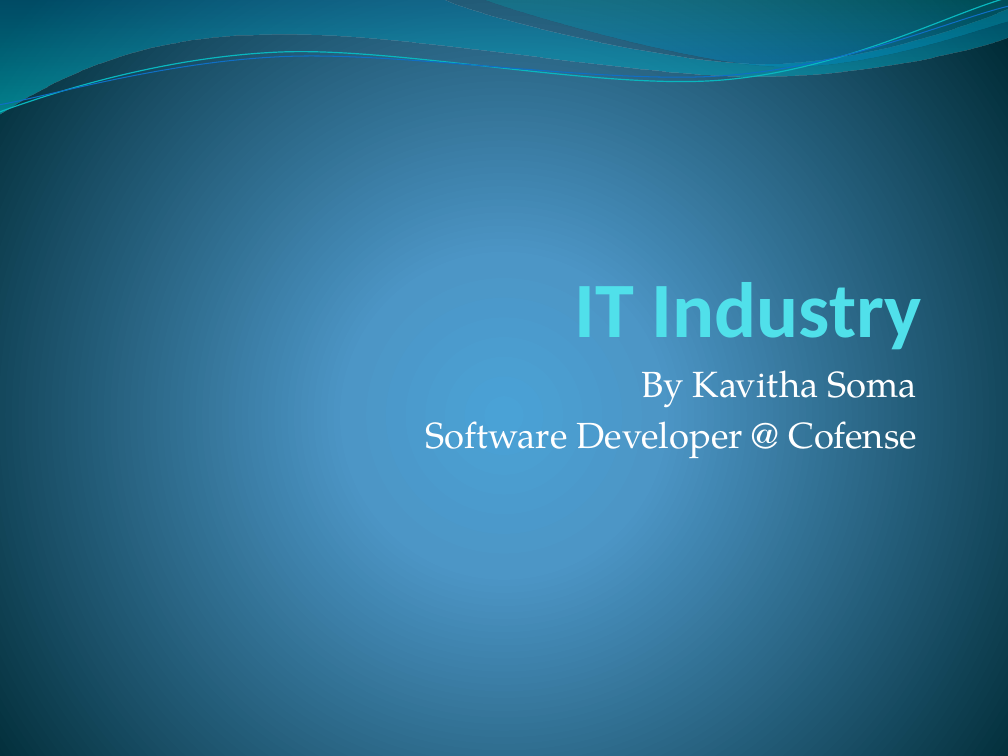
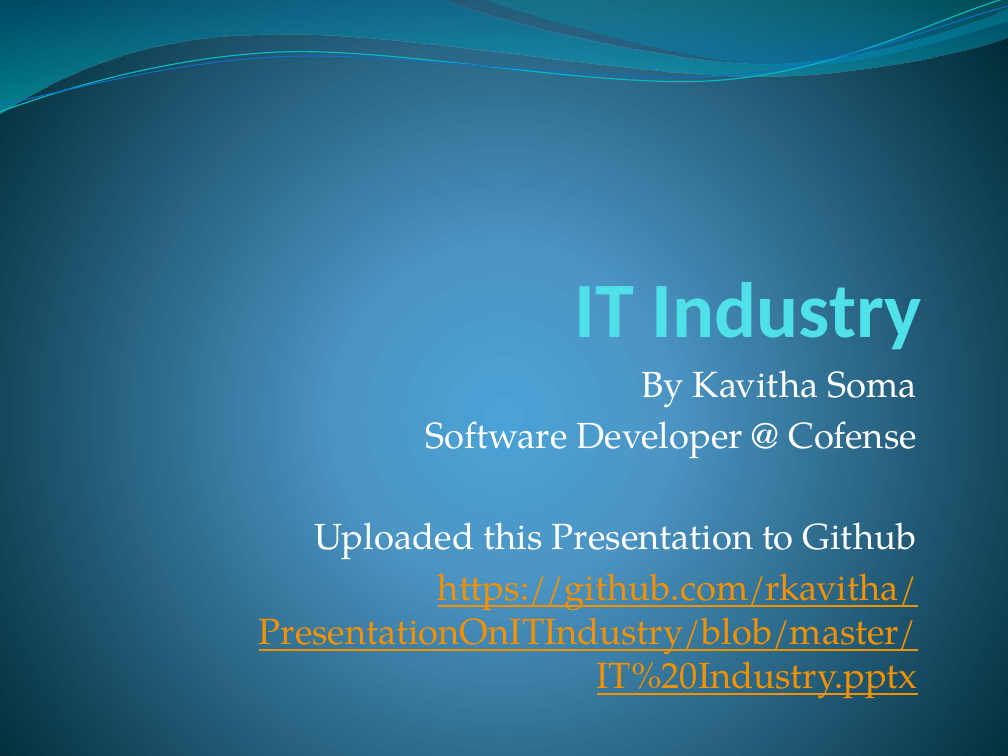
Before and after one commit to rkavitha/PresentationOnITIndustry, a slide deck: slide 1 of IT Industry.pptx. Drawn at 1008x756 pixels with LibreOffice and Linux fonts; fonts in the diff are those of the drawing. Boxes give left, top, right and bottom in pixels: in the first picture for what was removed or moved away, otherwise in the second. Text is boxed around its words. In the diff, an @@ line names an element or a change of style, - is before the commit and + after.

```diff
--- a/IT Industry.pptx
+++ b/IT Industry.pptx
@@ subtitle at (x1=259, y1=522, x2=918, y2=698): paragraphs added @@
+Uploaded this Presentation to Github
+https://github.com/rkavitha/PresentationOnITIndustry/blob/master/IT%20Industry.pptx
```
Also in this commit, not shown: 1 other slide changed.
